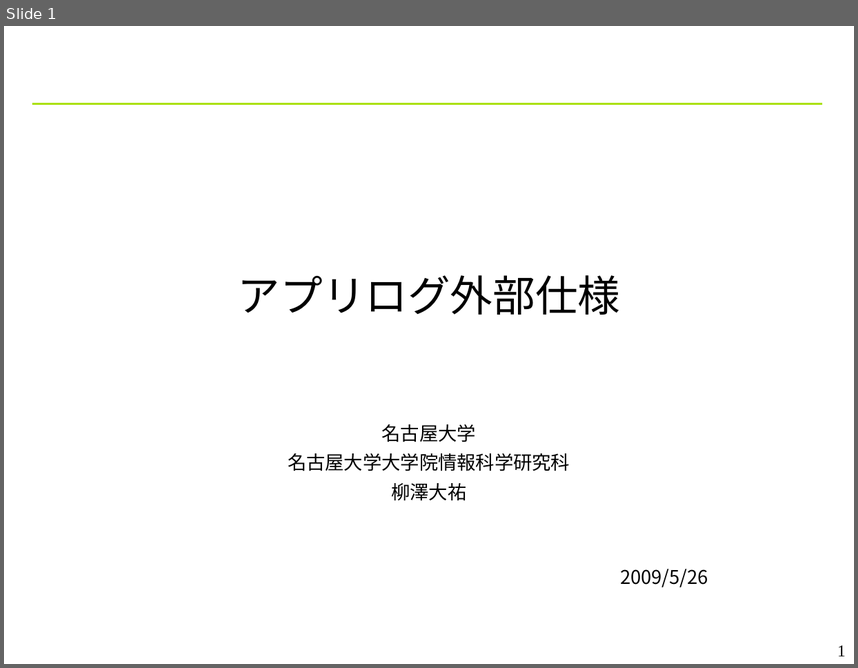
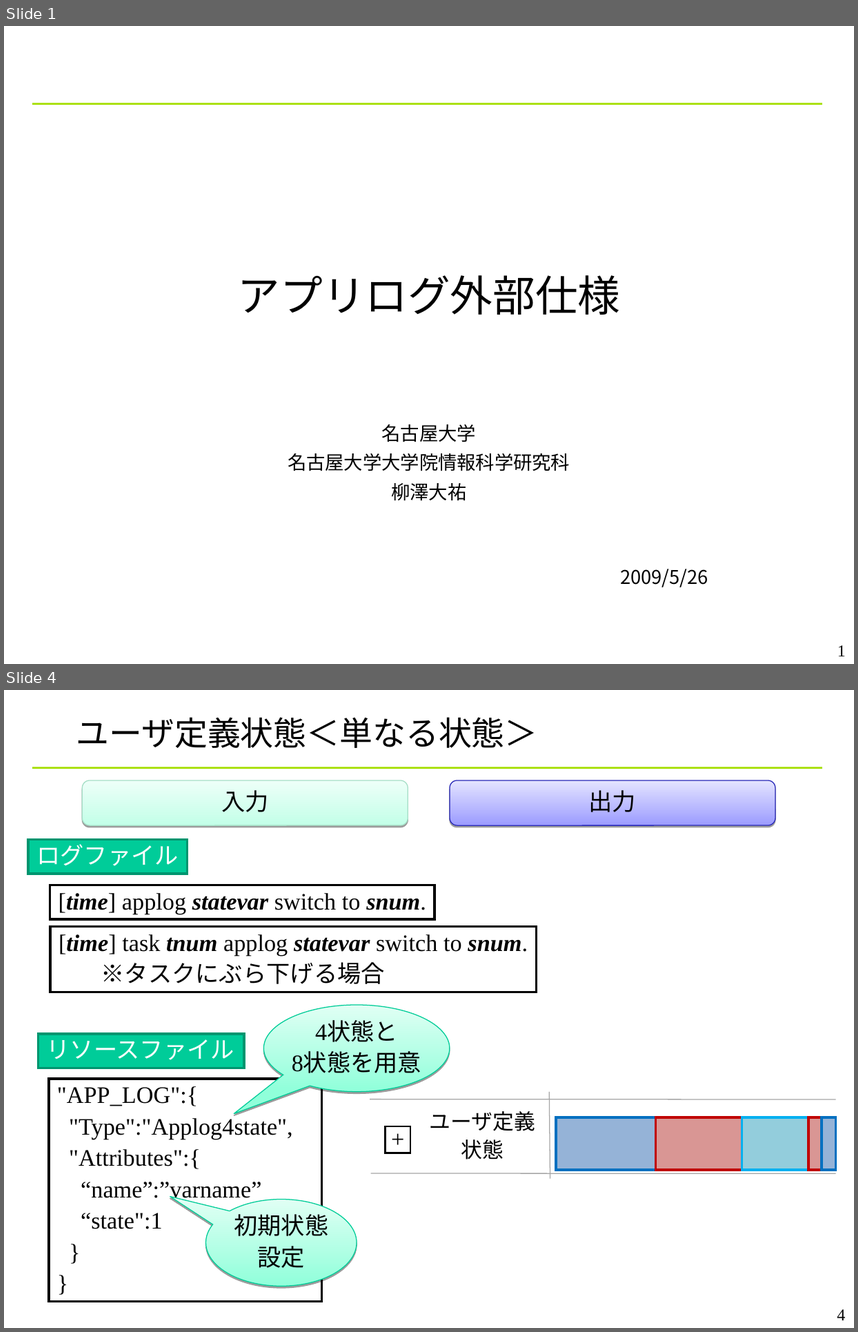
Before and after one commit to YixiaoLi/tlv4mc, a slide deck: doc/phase4/aplog_ext_spec.ppt. Shown one above the other, each under a label of ours: slide 1 before the commit, slides 1 and 4 after it; the slides between them are not shown. The pictures are 858x668 and 858x1332 pixels, drawn with LibreOffice and Linux fonts; fonts in the diff are those of the drawing; background and template pictures are left out. Boxes give left, top, right and bottom in pixels: in the first picture for what was removed or moved away, otherwise in the second. Text is boxed around its words. In the diff, an @@ line names an element or a change of style, - is before the commit and + after.

```diff
--- a/doc/phase4/aplog_ext_spec.ppt
+++ b/doc/phase4/aplog_ext_spec.ppt
@@ slide 4 added at bbox=[4, 690, 854, 1328], background #FFFFFF; not listed: 1 template element that a slide beside it also shows @@
@@ title added at bbox=[76, 717, 538, 748], 28 pt, text #000000 @@
+ユーザ定義状態＜単なる状態＞
@@ rounded rectangle added at bbox=[82, 780, 408, 825], fill gradient #C3FFE8 to #EDFFF8, outline #A5DEC6 0.74 pt, 20 pt, text #000000 @@
+入力
@@ rounded rectangle added at bbox=[450, 780, 775, 825], fill gradient #9C9CFF to #E4E4FF, outline #2828B8 0.74 pt, 20 pt, text #000000 @@
+出力
@@ rectangle added at bbox=[29, 840, 188, 874], fill #00CC99, outline #00956F 2.01 pt, 20 pt, text #FFFFFF @@
+ログファイル
@@ rectangle added at bbox=[50, 885, 435, 918], fill #FFFFFF, outline #000000 2.01 pt, 20 pt, text #000000 @@
+[time] applog statevar switch to snum.
@@ rectangle added at bbox=[50, 926, 536, 992], fill #FFFFFF, outline #000000 2.01 pt, 20 pt, text #000000 @@
+[time] task tnum applog statevar switch to snum.
+  ※タスクにぶら下げる場合
@@ speech bubble added at bbox=[264, 1005, 450, 1092], fill gradient #90FFDA to #E0FFF4, outline #00CC98 0.74 pt, 20 pt, text #000000 @@
+4状態と
+8状態を用意
@@ rectangle added at bbox=[38, 1034, 243, 1067], fill #00CC99, outline #00956F 2.01 pt, 20 pt, text #FFFFFF @@
+リソースファイル
@@ rectangle added at bbox=[49, 1078, 322, 1301], fill #FFFFFF, outline #000000 2.01 pt, 20 pt, text #000000 @@
+"APP_LOG":{
+"Type":"Applog4state",
+"Attributes":{
+“name”:”varname”
+“state":1
+}
+}
@@ group added at bbox=[370, 1092, 836, 1178]: 6 rectangles, 3 lines, 1 text @@
+ユーザ定義
+状態
++
@@ speech bubble added at bbox=[206, 1199, 357, 1286], fill gradient #90FFDA to #E0FFF4, outline #00CC98 0.74 pt, 20 pt, text #000000 @@
+初期状態
+設定
@@ page number added at bbox=[837, 1309, 845, 1320], 14 pt, text #000000 @@
+4
```
Also in this commit, not shown: 1 slide changed, 2 other slides added, 1 slide removed.
